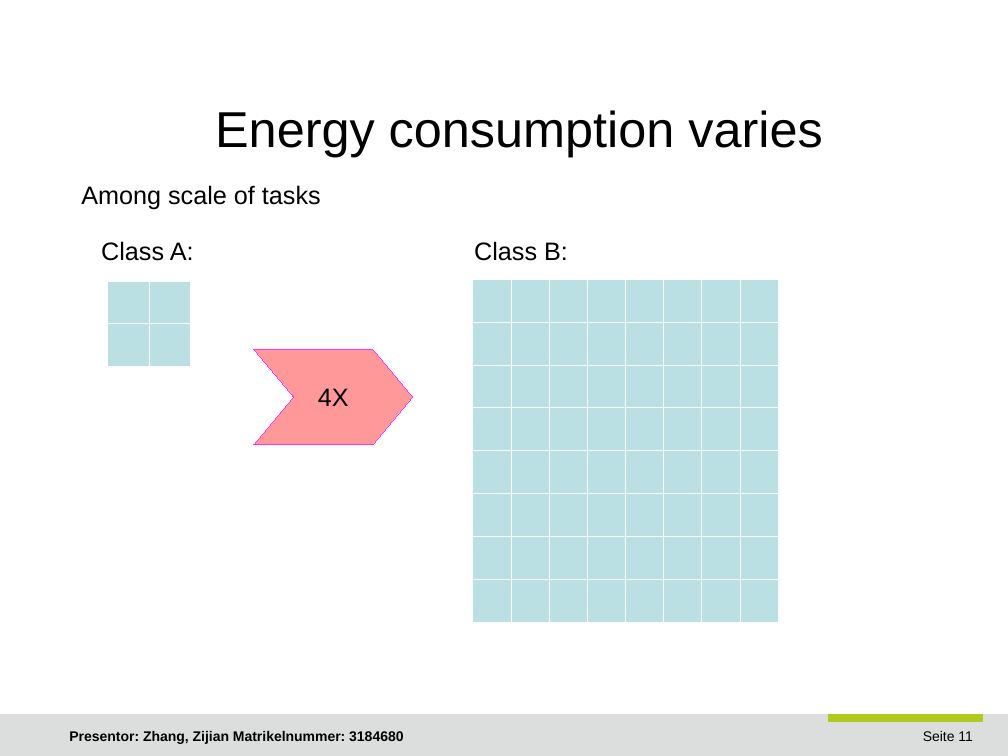
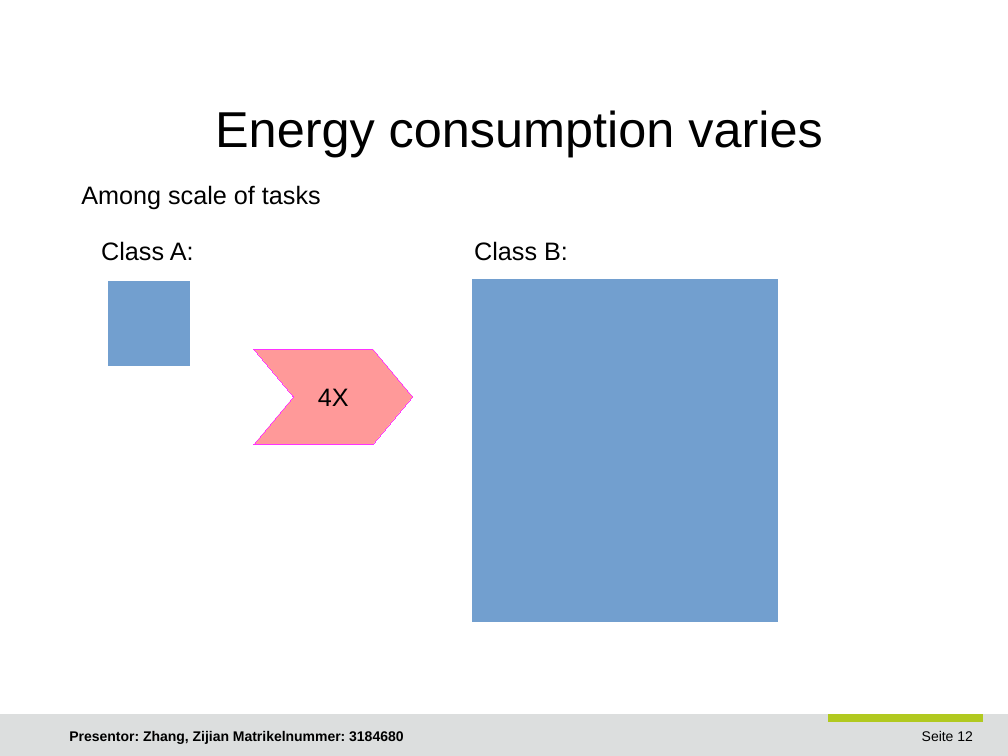
Before and after one commit to JoshuaGhost/hpc_data, a slide deck: slide 12 of presentation/Zhang_Zijian_HPC.odp (slide 11 before the commit). Drawn at 1008x756 pixels with LibreOffice and Linux fonts; fonts in the diff are those of the drawing; background and template pictures are left out. Boxes give left, top, right and bottom in pixels: in the first picture for what was removed or moved away, otherwise in the second. Text is boxed around its words. In the diff, an @@ line names an element or a change of style, - is before the commit and + after.

```diff
--- a/presentation/Zhang_Zijian_HPC.odp
+++ b/presentation/Zhang_Zijian_HPC.odp
@@ table at [108,280,191,366] @@
@@ fill #BBE0E3 to #729FCF in 4 cells @@
@@ borders changed @@
@@ table at [473,279,779,623] @@
@@ fill #BBE0E3 to #729FCF in 64 cells @@
@@ borders changed @@
@@ page number at [922,731,973,741]: text changed @@
-Seite 11
+Seite 12
```
Also in this commit, not shown: 5 other slides changed, 2 slides added, 14 other files.
